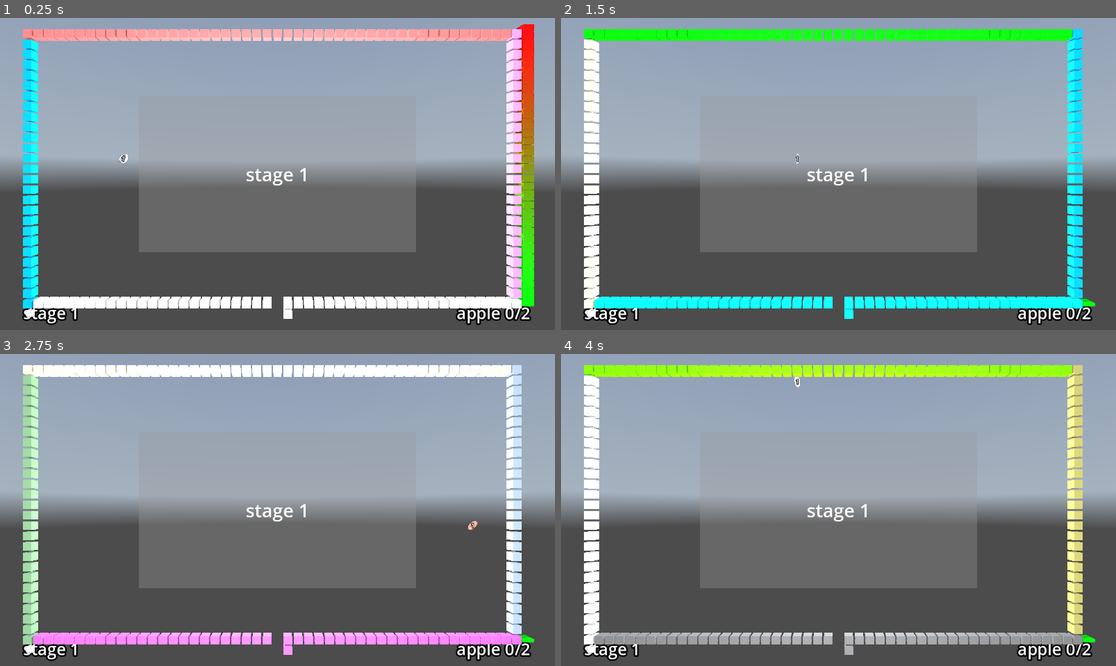
Above: before the commit, frames 1-4 (two rows, left to right).
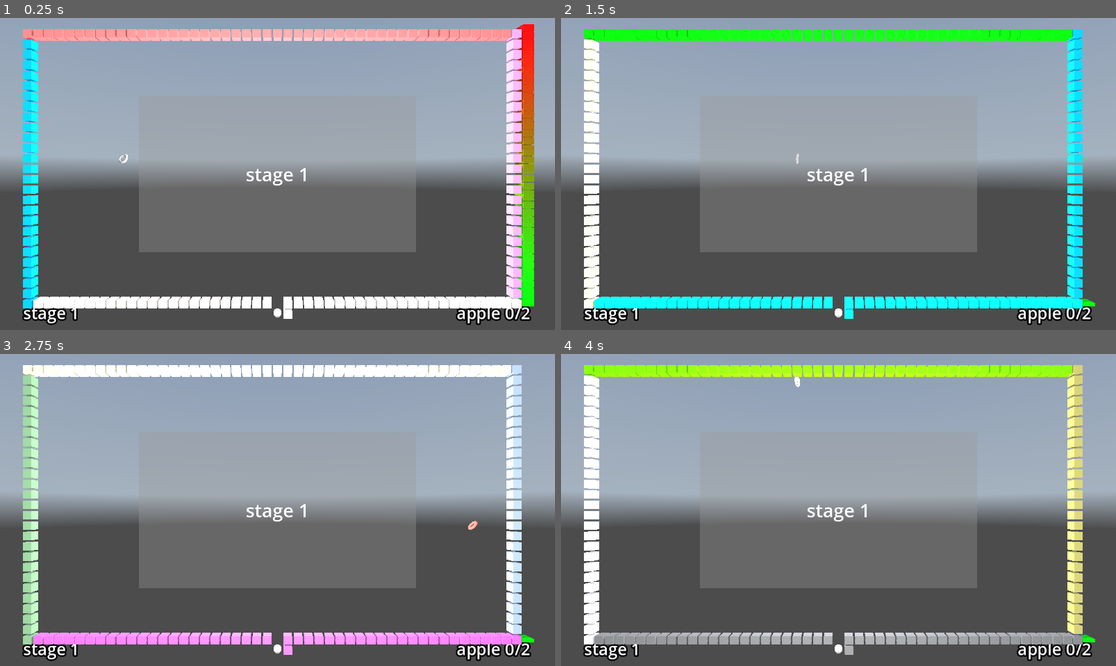
Above: after the commit, the same moments.

Repository: kasworld/gd4snakebyte3d
Game: Godot game, scene res://main.tscn
The game is run twice, just before and just after one commit, with the same random seed, the same clock (stepped at 60 frames per second) and the same inputs. A sky picture missing from this copy of the repository is replaced by a grey-blue gradient.
Inputs (mouse positions are in pixels of both pictures, inside the frame that each line leads up to):
- Up to frame 1 (0.25 s): no input
- Up to frame 2 (1.5 s): tap Enter at 0.5 s; move the mouse to (960, 158) at 0.52 s; hold Right 0.53-1.28 s; click (960, 158) at 0.67 s; move the mouse to (727, 189) at 1.27 s; hold Down from 1.28 s (still down)
- Up to frame 3 (2.75 s): tap Space at 2 s; move the mouse to (333, 441) at 2.02 s; release Down at 2.03 s; hold Right from 2.03 s (still down)
- Up to frame 4 (4 s): tap Enter at 2.75 s; move the mouse to (810, 572) at 2.77 s; release Right at 2.78 s; hold Up 2.78-3.53 s; click (810, 572) at 2.92 s; move the mouse to (1005, 556) at 3.52 s; hold Left from 3.53 s (still down)

The runs differ from the first frame. In frame 1, less than 0.1% of the frame differs, in the area x 4-51%, y 44-96%; in frame 2, less than 0.1%; in frame 3, less than 0.1%, in the area x 4-86%, y 54-97%; in frame 4, less than 0.1%.

Commit message:
WIP snake info label

Diff:
--- a/apple.tscn
+++ b/apple.tscn
@@ -18,5 +18,6 @@
 mesh = SubResource("TorusMesh_n78qv")
 
 [node name="번호" type="Label3D" parent="."]
+visible = false
 pixel_size = 0.02
 no_depth_test = true
--- a/snake.gd
+++ b/snake.gd
@@ -19,7 +19,8 @@
 func init(f :PlacedThings) -> Snake:
 	field = f
 	var mesh = ShapeLib.new_mesh_by_type(ShapeLib.Shape.Sphere, 0.4)
-	$Body.init(mesh, Color.WHITE, Settings.FieldWidth*Settings.FieldHeight/2, Vector3.ZERO)
+	var pos = Settings.vector2i_to_vector3( Vector2i(Settings.FieldWidth/2,Settings.FieldHeight) )
+	$Body.init(mesh, Color.WHITE, Settings.FieldWidth*Settings.FieldHeight/2, pos)
 	dest_body_len = Settings.SnakeLenStart
 	pos2d_list.append(Settings.StartPos)
 	is_alive = true
--- a/stage.gd
+++ b/stage.gd
@@ -34,10 +34,11 @@
 	$StageStartPanel.size = vp_size/2
 	$StageStartPanel.position = vp_size/4
 
-	$StageNumber.text = "stage %d" % number
-	$AppleNumber.text = "apple %d" % Settings.AppleCountPerStage
-	$StageNumber.position.x = 2
-	$AppleNumber.position.x = Settings.FieldWidth - 3
+	$StageInfo.text = "stage %d" % number
+	$StageInfo.position.x = 2
+	$SnakeInfo.position.x = Settings.FieldWidth /3
+	$AppleInfo.position.x = Settings.FieldWidth - 3
+	update_apple_info()
 	$FrameTimer.wait_time = Settings.FrameTime
 	apple_end_count = Settings.AppleCountPerStage
 	gauge = gauge_scene.instantiate().init(Settings.EatStepOverLimit, Settings.FieldHeight)
@@ -79,7 +80,7 @@
 		$Walls.open_goalpos()
 	else:
 		add_apple()
-	update_info_text	()
+	update_apple_info()
 	snake = snake_scene.instantiate()
 	add_child(snake)
 	snake.connect("eat_apple", snake_eat_apple)
@@ -92,8 +93,11 @@
 func snake_die() -> void:
 	new_snake()
 
-func update_info_text() -> void:
-	$AppleNumber.text = "apple %d/%d" % [apple_eat_count, apple_end_count]
+func update_apple_info() -> void:
+	$AppleInfo.text = "apple %d/%d" % [apple_eat_count, apple_end_count]
+
+func update_snake_info(snakelife :int, snake_life_total :int) -> void:
+	$SnakeInfo.text = "snake %d/%d" % [snakelife, snake_life_total]
 
 func snake_eat_apple(pos :Vector2i) -> void:
 	var ap = field.get_at(pos)
@@ -102,7 +106,7 @@
 	ap.queue_free()
 	apple_eat_count += 1
 	snake_step_after_eat = 0
-	update_info_text	()
+	update_apple_info	()
 	if apple_eat_count >= apple_end_count:
 		$Walls.open_goalpos()
 		return
@@ -139,7 +143,7 @@
 				for i in Settings.AppleIncOnStepOver:
 					add_apple()
 				apple_end_count += Settings.AppleIncOnStepOver
-				update_info_text()
+				update_apple_info()
 			gauge.set_value(snake_step_after_eat)
 
 func _on_frame_timer_timeout() -> void:
--- a/stage.tscn
+++ b/stage.tscn
@@ -17,11 +17,13 @@
 [node name="FrameTimer" type="Timer" parent="."]
 wait_time = 0.2
 
-[node name="StageNumber" type="Label3D" parent="."]
+[node name="StageInfo" type="Label3D" parent="."]
 pixel_size = 0.05
 
-[node name="AppleNumber" type="Label3D" parent="."]
+[node name="AppleInfo" type="Label3D" parent="."]
 pixel_size = 0.05
+
+[node name="SnakeInfo" type="Label3D" parent="."]
 
 [node name="AppleContainer" type="Node3D" parent="."]
 
